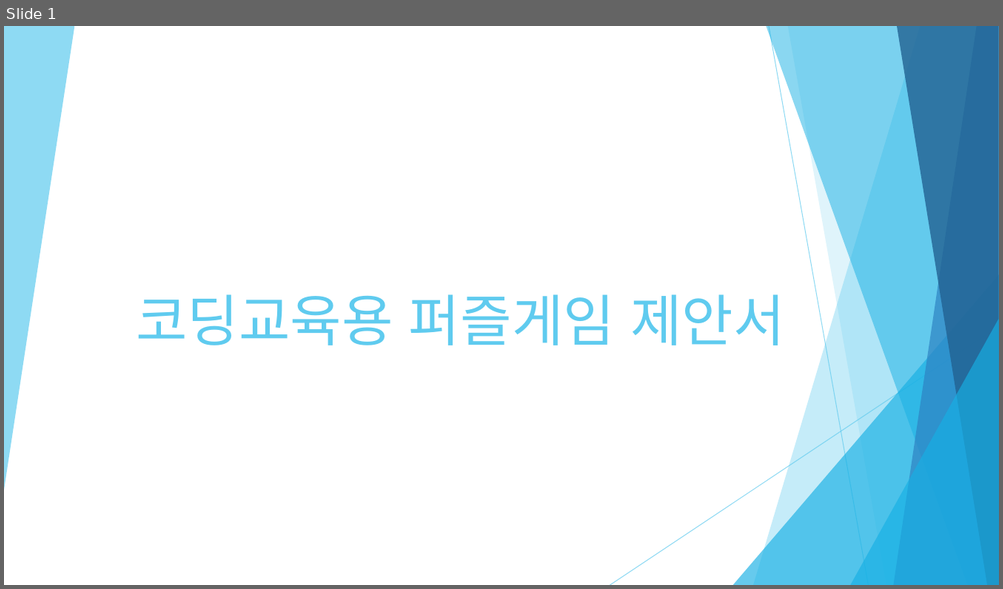
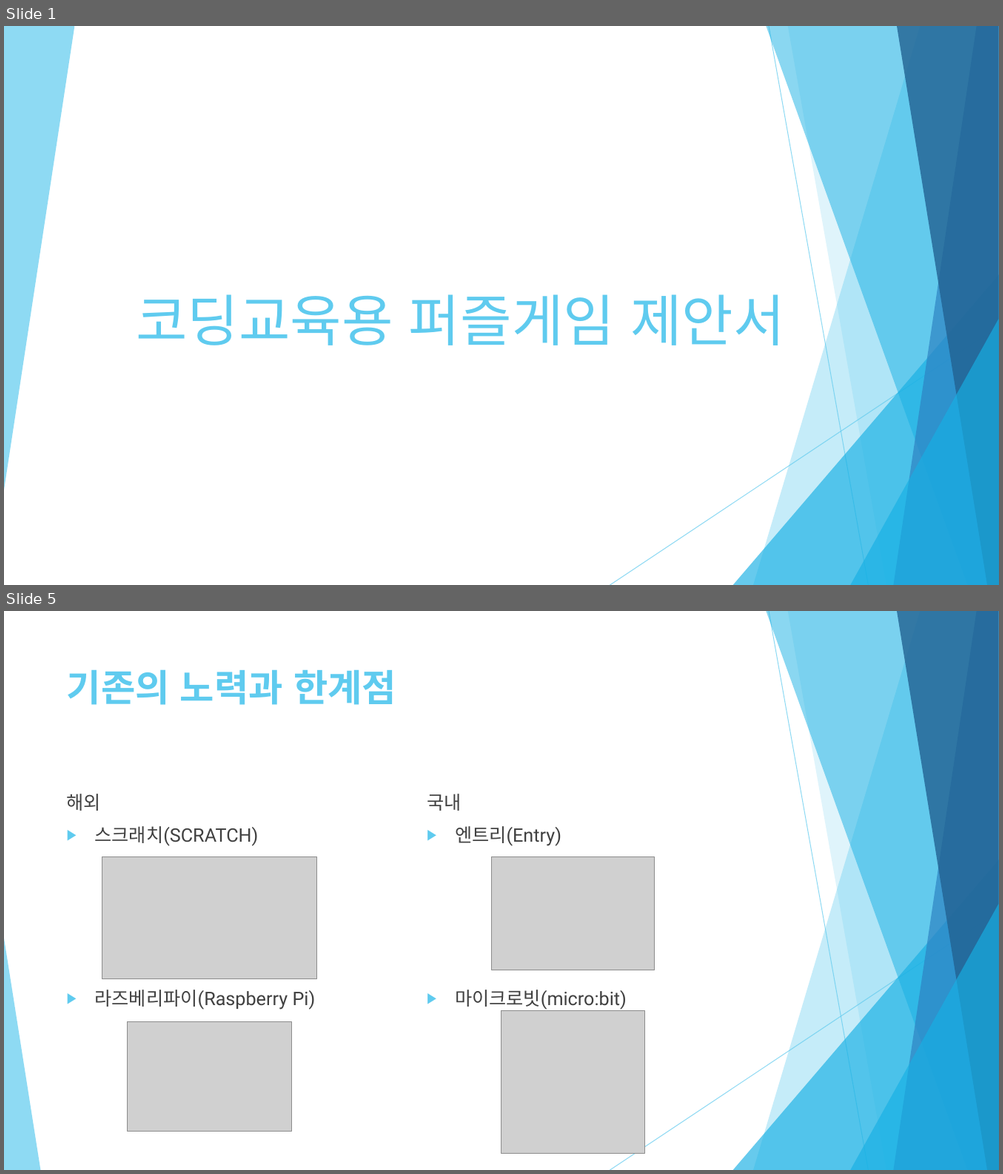
Before and after one commit to healjoo/smallprecious, a slide deck: 코딩교육용 퍼즐게임 제안서.pptx. Shown one above the other, each under a label of ours: slide 1 before the commit, slides 1 and 5 after it; the slides between them are not shown. The pictures are 1003x589 and 1003x1174 pixels, drawn with LibreOffice and Linux fonts; fonts in the diff are those of the drawing; grey boxes stand for pictures. Boxes give left, top, right and bottom in pixels: in the first picture for what was removed or moved away, otherwise in the second. Text is boxed around its words. In the diff, an @@ line names an element or a change of style, - is before the commit and + after.

```diff
--- a/코딩교육용 퍼즐게임 제안서.pptx
+++ b/코딩교육용 퍼즐게임 제안서.pptx
@@ slide 5 added at (4, 611, 999, 1170), background #FFFFFF; not listed: 9 template elements that a slide beside it also shows @@
@@ title added at (67, 669, 396, 705), 36 pt, text #5FCBEF, bold @@
+기존의 노력과 한계점
@@ text added at (67, 794, 316, 1010), 18 pt, text #404040 @@
+해외
+▶ 스크래치(SCRATCH)
+▶ 라즈베리파이(Raspberry Pi)
@@ text added at (427, 794, 626, 1010), 18 pt, text #404040 @@
+국내
+▶ 엔트리(Entry)
+▶ 마이크로빗(micro:bit)
@@ picture added at (102, 857, 316, 980) @@
@@ picture added at (492, 857, 654, 971) @@
@@ triangle added at (4, 939, 40, 1170), fill #5FCBEF at 70% opacity @@
@@ picture added at (127, 1023, 291, 1133) @@
@@ picture added at (502, 1011, 645, 1154) @@
```
Also in this commit, not shown: 8 slides changed, 1 other slide added.
